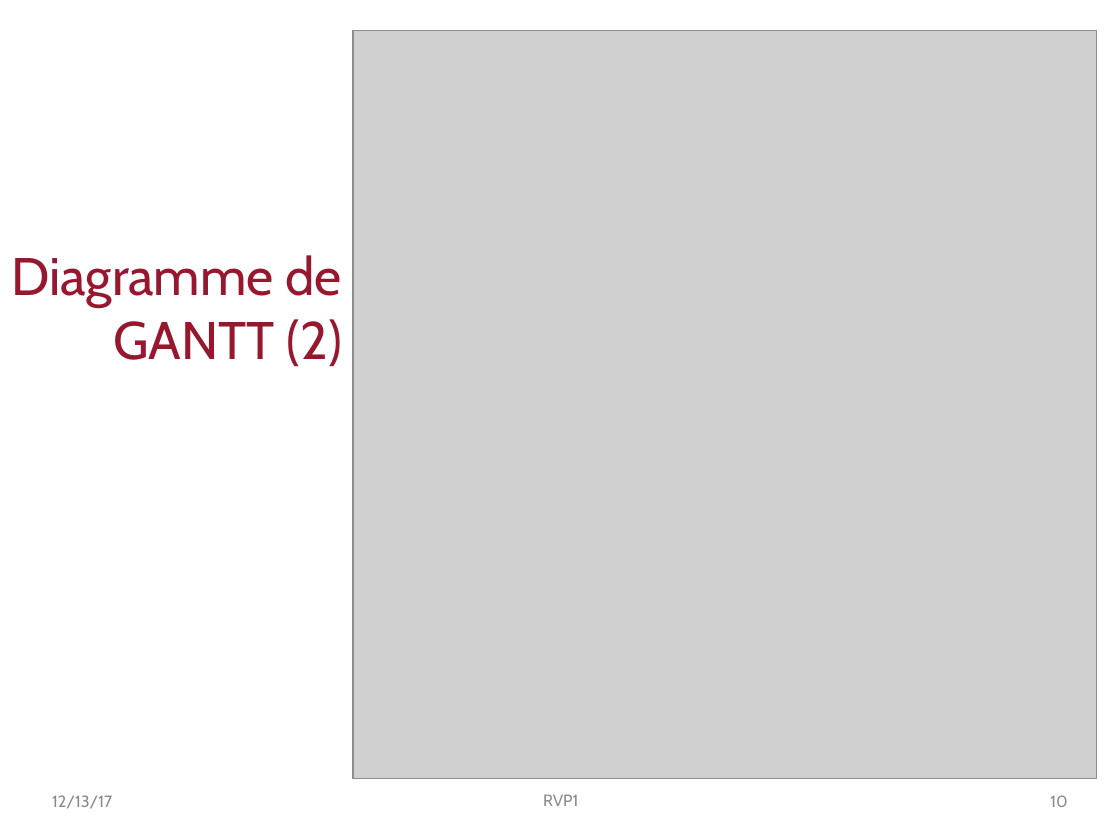
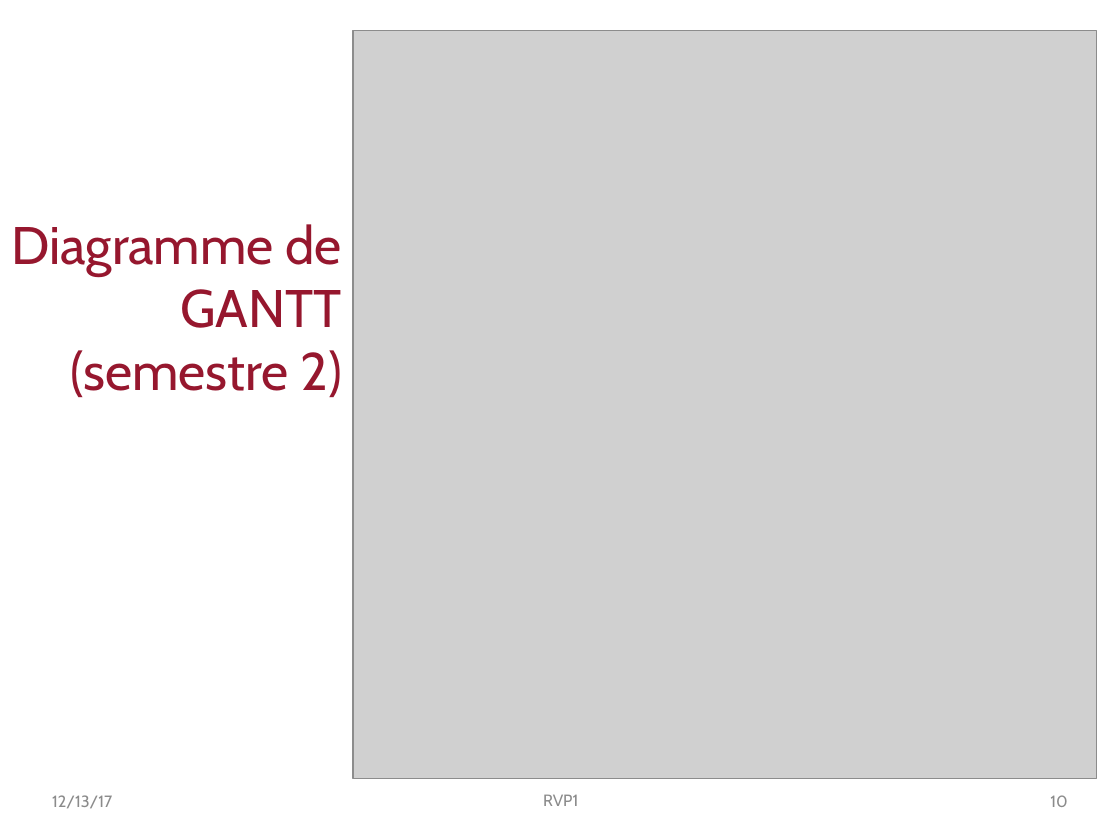
Before and after one commit to PingouinsECL/documents, a slide deck: slide 10 of RVP1.pptx. Drawn at 1120x840 pixels with LibreOffice and Linux fonts; fonts in the diff are those of the drawing; grey boxes stand for pictures; background and template pictures are left out. Boxes give left, top, right and bottom in pixels: in the first picture for what was removed or moved away, otherwise in the second. Text is boxed around its words. In the diff, an @@ line names an element or a change of style, - is before the commit and + after.

```diff
--- a/RVP1.pptx
+++ b/RVP1.pptx
@@ text at (11,224,342,398): text changed @@
-Diagramme de GANTT (2)
+Diagramme de GANTT (semestre 2)
```
Also in this commit, not shown: 4 other slides changed.
